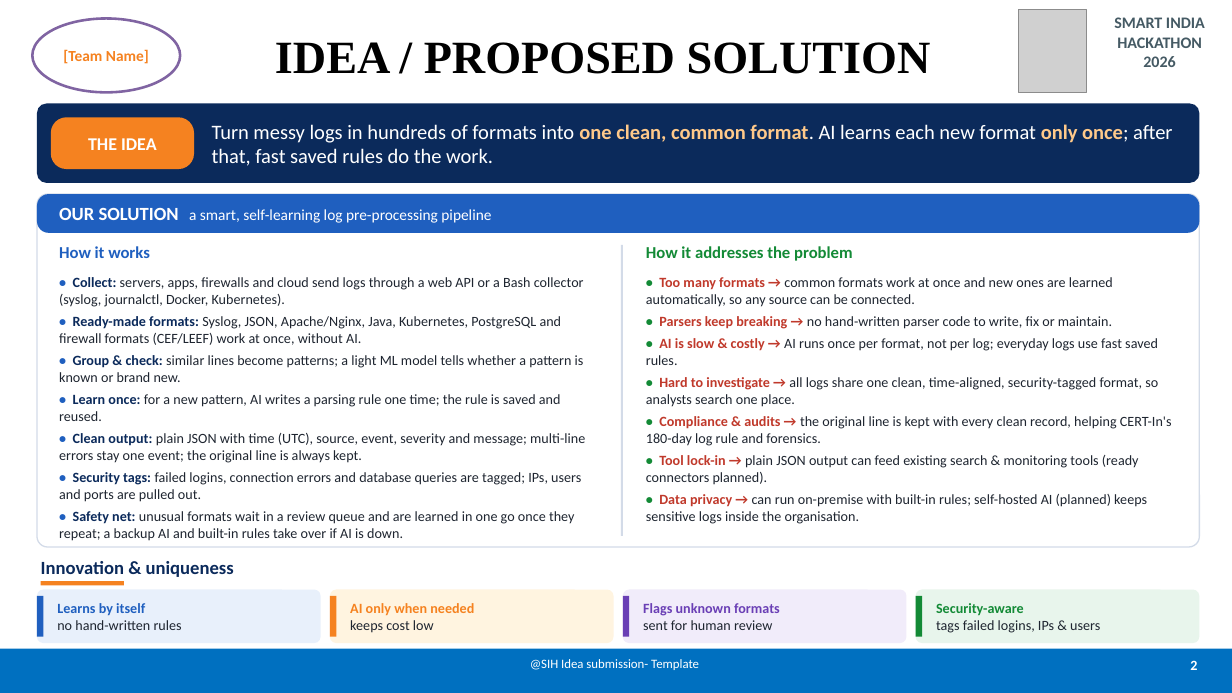
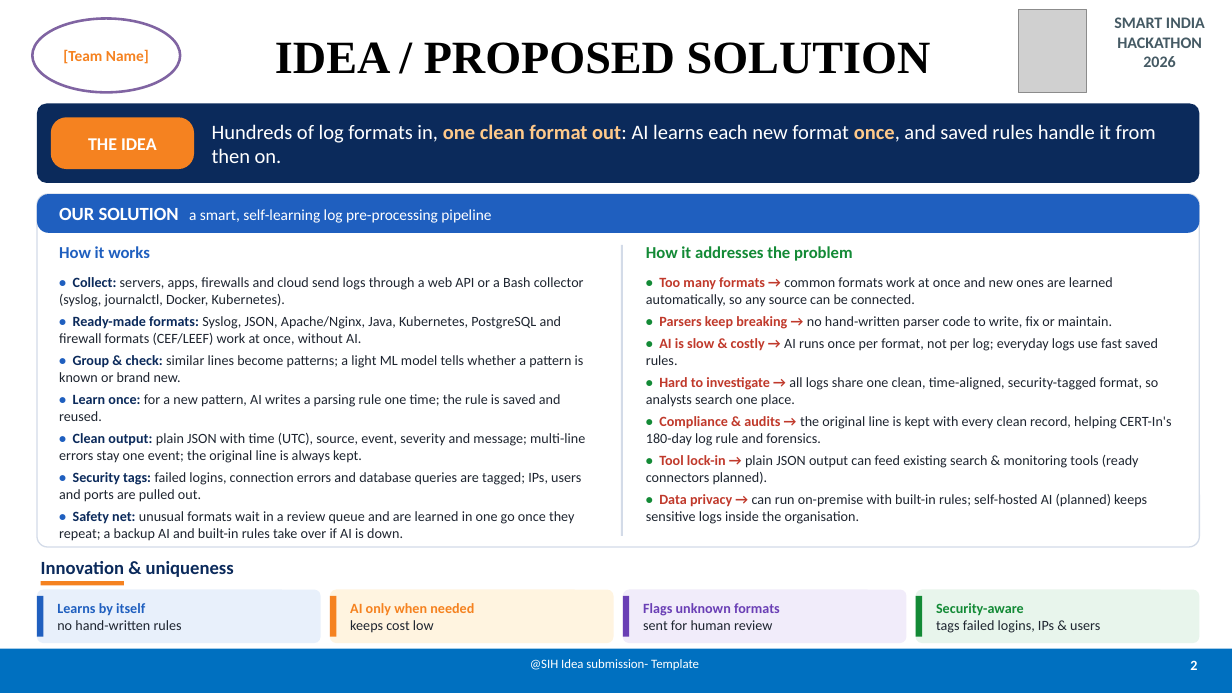
Before and after one commit to agrwl-utkarsh/sih2026, a slide deck: slide 2 of presentation/SIH2026_Idea_Submission.pptx. Drawn at 1232x693 pixels with LibreOffice and Linux fonts; fonts in the diff are those of the drawing; grey boxes stand for pictures. Boxes give left, top, right and bottom in pixels: in the first picture for what was removed or moved away, otherwise in the second. Text is boxed around its words. In the diff, an @@ line names an element or a change of style, - is before the commit and + after.

Commit message:
PPT: sharper one-line idea on slide 2

```diff
--- a/presentation/SIH2026_Idea_Submission.pptx
+++ b/presentation/SIH2026_Idea_Submission.pptx
@@ text at (x1=212, y1=124, x2=1156, y2=163): text changed @@
-Turn messy logs in hundreds of formats into one clean, common format. AI learns each new format only once; after that, fast saved rules do the work.
+Hundreds of log formats in, one clean format out: AI learns each new format once, and saved rules handle it from then on.
```
